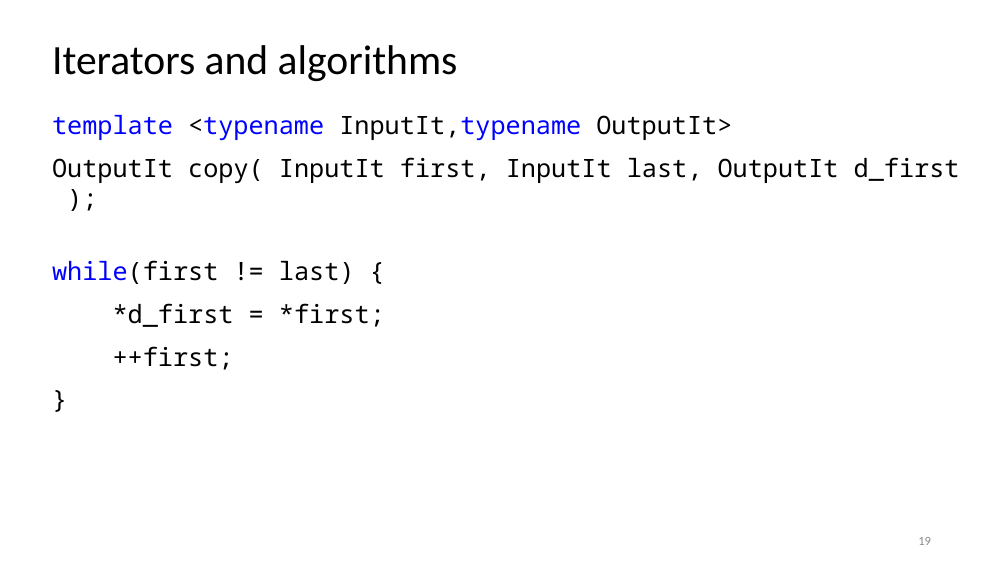
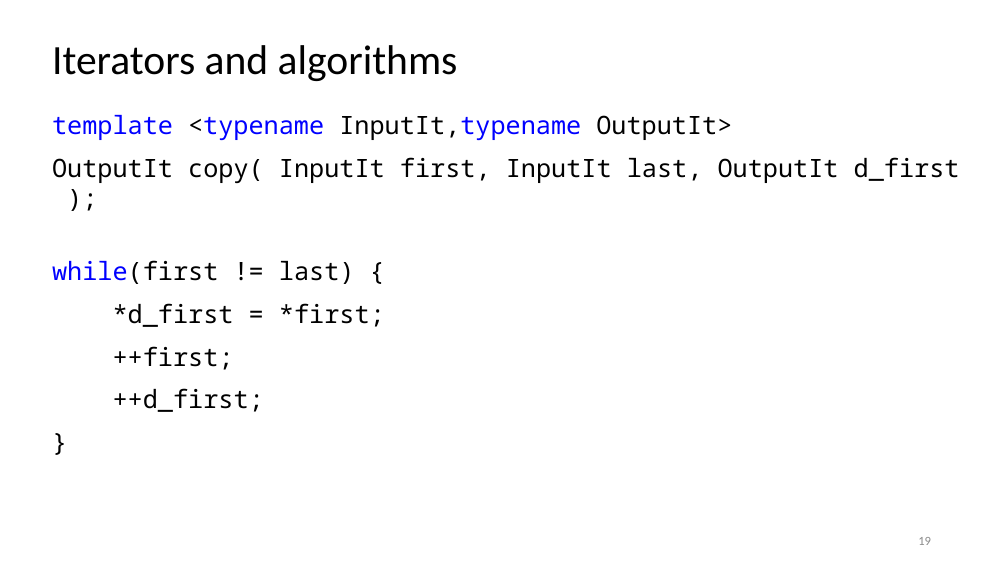
Before and after one commit to rarutyun/cpp-courses, a slide deck: slide 19 of 08_iterators/08_iterators.pptx. Drawn at 1008x567 pixels with LibreOffice and Linux fonts; fonts in the diff are those of the drawing. Boxes give left, top, right and bottom in pixels: in the first picture for what was removed or moved away, otherwise in the second. Text is boxed around its words. In the diff, an @@ line names an element or a change of style, - is before the commit and + after.

```diff
--- a/08_iterators/08_iterators.pptx
+++ b/08_iterators/08_iterators.pptx
@@ text at [113, 388, 264, 412]: paragraph added @@
+++d_first;
```
Also in this commit, not shown: 15 other slides changed.
